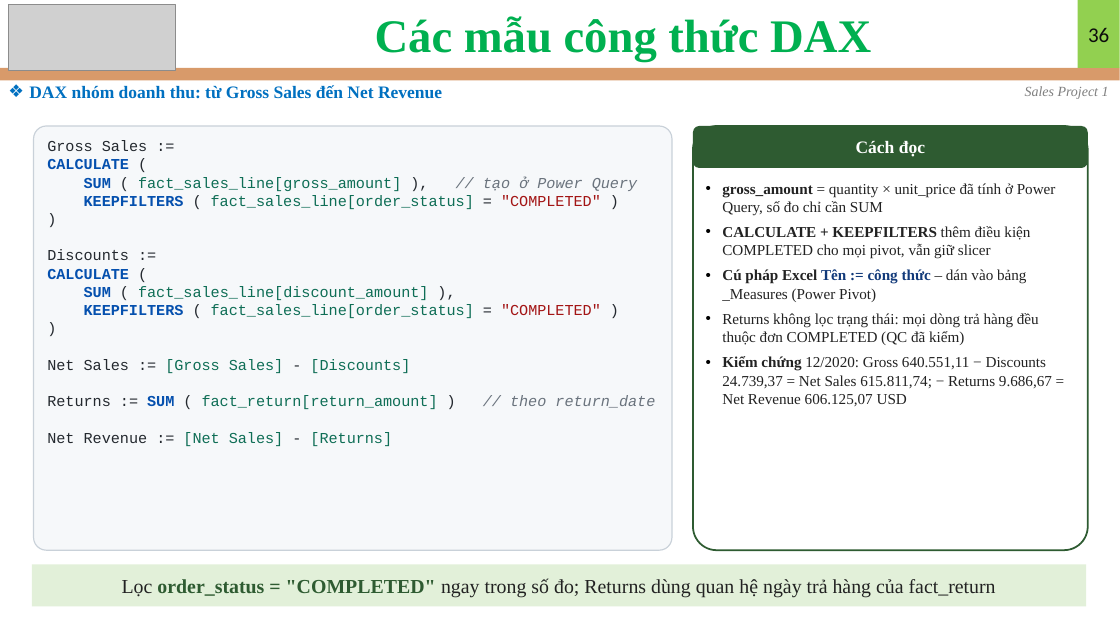
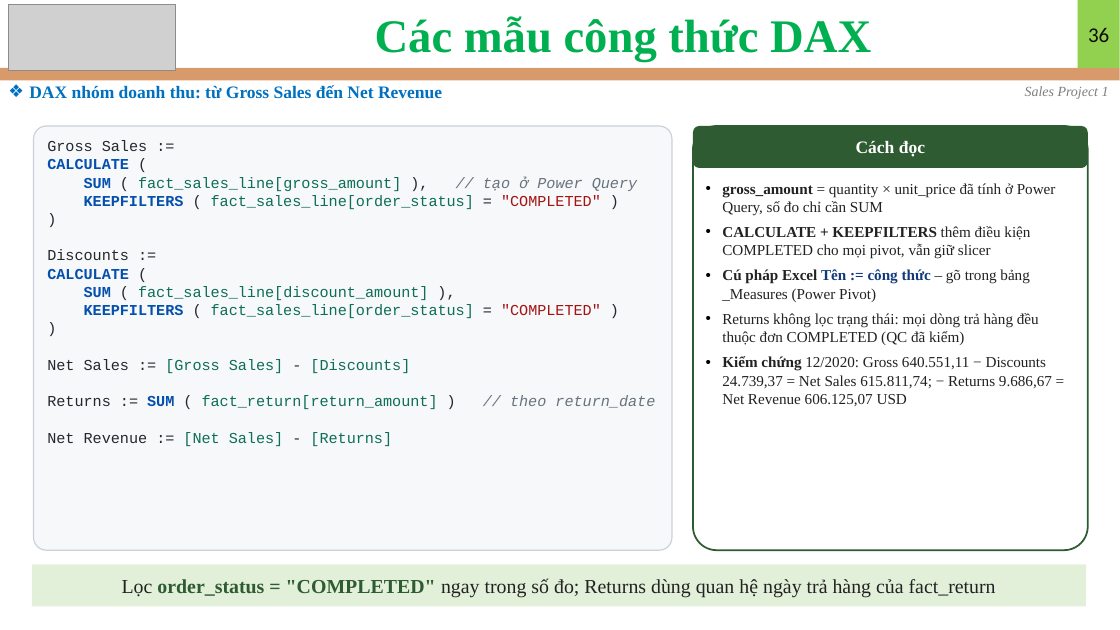
Before and after one commit to nguyennguyenphuc/eDA-Mentor, a slide deck: slide 36 of Sales/Sales Data/Project 1/hoc_vien/Slide_Project_1_hoc_vien.pptx. Drawn at 1120x630 pixels with LibreOffice and Linux fonts; fonts in the diff are those of the drawing; grey boxes stand for pictures. Boxes give left, top, right and bottom in pixels: in the first picture for what was removed or moved away, otherwise in the second. Text is boxed around its words. In the diff, an @@ line names an element or a change of style, - is before the commit and + after.

```diff
--- a/Sales/Sales Data/Project 1/hoc_vien/Slide_Project_1_hoc_vien.pptx
+++ b/Sales/Sales Data/Project 1/hoc_vien/Slide_Project_1_hoc_vien.pptx
@@ text at [722, 269, 1029, 302]: text changed @@
-• Cú pháp Excel Tên := công thức – dán vào bảng _Measures (Power Pivot)
+• Cú pháp Excel Tên := công thức – gõ trong bảng _Measures (Power Pivot)
```
Also in this commit, not shown: 13 other slides changed, 1 slide added, 1 slide removed, 49 other files.
